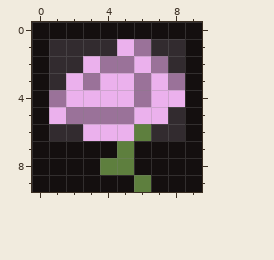
Pixel-art sprite, stored at icon.png. Above: the version before the commit.
The file is 120x120 pixels, drawn in blocks of 12x12; one block is one cell here. Colours within 5 levels of each other are drawn and written as one.
Now the later version:
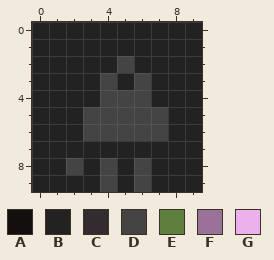
Palette (. is transparent): A #140f0f  B #222222  C #322b2f  D #444444  E #5e7f3e  F #9a7299  G #ebb1ed
Change:
@@ x 0..9 @@
- 0 AAAAAAAAAA
- 1 ACCCCGFCCA
- 2 ACCGFFGFCA
- 3 ACGFGGFGFA
- 4 AFGGGGFGGA
- 5 AGFFFFGGCA
- 6 ACCGGGECCA
- 7 AAAAAEAAAA
- 8 AAAAEEAAAA
- 9 AAAAAAEAAA
+ 0 BBBBBBBBBB
+ 1 BBBBBBBBBB
+ 2 BBBBBDBBBB
+ 3 BBBBDBDBBB
+ 4 BBBBDDDBBB
+ 5 BBBDDDDDBB
+ 6 BBBDDDDDBB
+ 7 BBBBBBBBBB
+ 8 BBDBDBDBBB
+ 9 BBBBDBDBBB
Pixel boxes of the changes (left, top, right, bottom) in both pictures:
changed: (32, 22, 202, 192)
